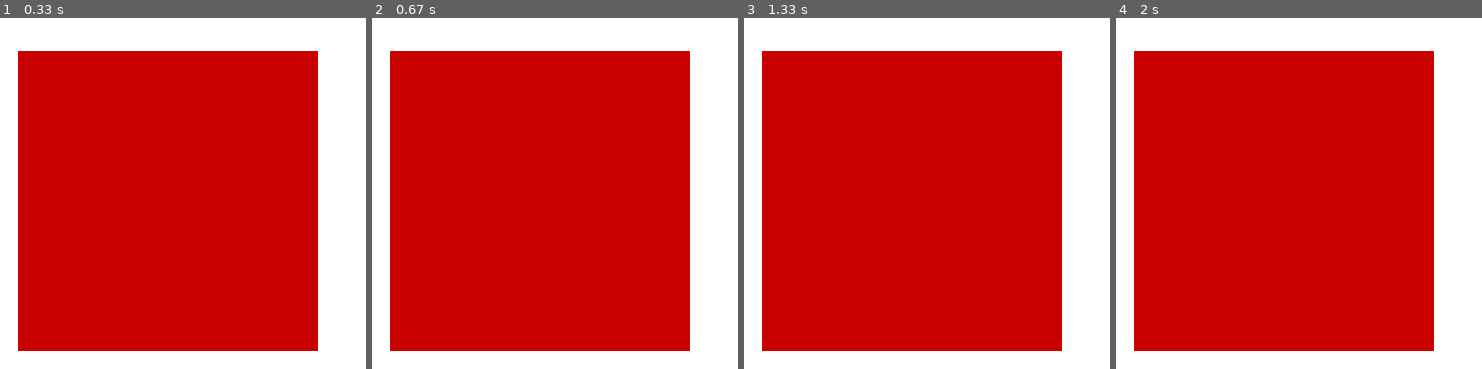
Above: before the commit, frames 1-4 (left to right).
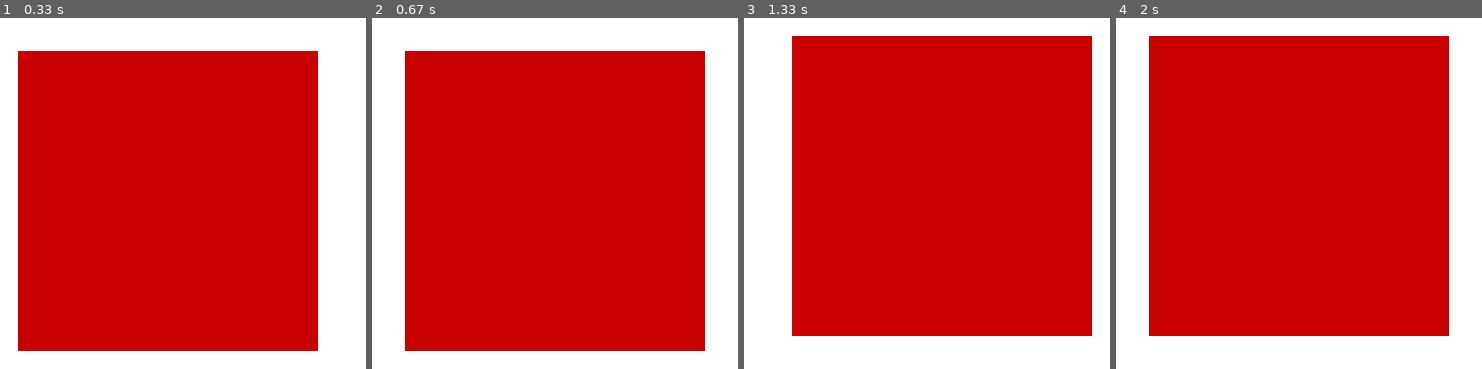
Above: after the commit, the same moments.

Repository: taohansens/Infnet
Game: pygame game, started from Bloco I/Fundamentos do Desenvolvimento Python/TP_03/Q10.py
Two runs of this game, one before a commit and one after it. Both use one fixed random seed, a clock stepped at 60 frames per second and the inputs below.
Inputs:
- Up to frame 1 (0.33 s): no input
- Up to frame 2 (0.67 s): hold Right from 0.33 s (still down)
- Up to frame 3 (1.33 s): release Right at 0.8 s; hold Up 0.83-1.13 s; hold D from 1.17 s (still down)
- Up to frame 4 (2 s): release D at 1.63 s; hold Left from 1.67 s (still down)

Frame 1 is identical in both runs. In frame 2, 7.0% of the frame differs, in the area x 4-91%, y 9-95%; in frame 3, 20%, in the area x 4-96%, y 5-95%; in frame 4, 14%.

Commit message:
Add Q10 [ok]

Diff:
--- a/Bloco I/Fundamentos do Desenvolvimento Python/TP_03/Q10.py
+++ b/Bloco I/Fundamentos do Desenvolvimento Python/TP_03/Q10.py
@@ -1,6 +1,7 @@
 """
 Q10. Usando a biblioteca Pygame, escreva um programa que possui uma função que desenha um quadrado vermelho de 100 px de lado no centro da tela.
 O quadrado deve ser capaz de se movimentar vertical e horizontalmente através de teclas do computador. Pode ser ‘a’,’s’,’d’,’w’ ou as setas do teclado. (código e printscreen)
+## PrintScreen armazenado em ./Q10 (quadrado_vermelho_mov).jpg após realizar movimentação.
 """
 import pygame
 
@@ -23,8 +24,8 @@
 
 
 terminou = False
-
-desenha_quadrado_vermelho(largura_tela/2 - 50, altura_tela/2 - 50)
+posicao_atual = [largura_tela/2 - 50, altura_tela/2 - 50]
+desenha_quadrado_vermelho(*posicao_atual)
 
 while not terminou:
     # atualiza a tela
@@ -36,17 +37,14 @@
         # Verificar eventos do teclado.
         if event.type == pygame.KEYDOWN:
             if event.key == pygame.K_DOWN or event.key == pygame.K_s:
-                print("Move Baixo")
-            if event.type == pygame.KEYDOWN:
-                if event.key == pygame.K_UP or event.key == pygame.K_w:
-                    print("Move Cima")
-            if event.type == pygame.KEYDOWN or event.key == pygame.K_d:
-                if event.key == pygame.K_RIGHT:
-                    print("Move Direita")
-            if event.type == pygame.KEYDOWN or event.key == pygame.K_a:
-                if event.key == pygame.K_LEFT:
-                    print("Move Esquerda")
-
+                posicao_atual[1] += 5
+            if event.key == pygame.K_UP or event.key == pygame.K_w:
+                posicao_atual[1] -= 5
+            if event.key == pygame.K_RIGHT or event.key == pygame.K_d:
+                posicao_atual[0] += 5
+            if event.key == pygame.K_LEFT or event.key == pygame.K_a:
+                posicao_atual[0] -= 5
+        desenha_quadrado_vermelho(*posicao_atual)
 # finaliza a janela do jogo
 pygame.display.quit()
 # finaliza o pygame
Binary file added: Bloco I/Fundamentos do Desenvolvimento Python/TP_03/Q10 (quadrado_vermelho_mov).jpg
